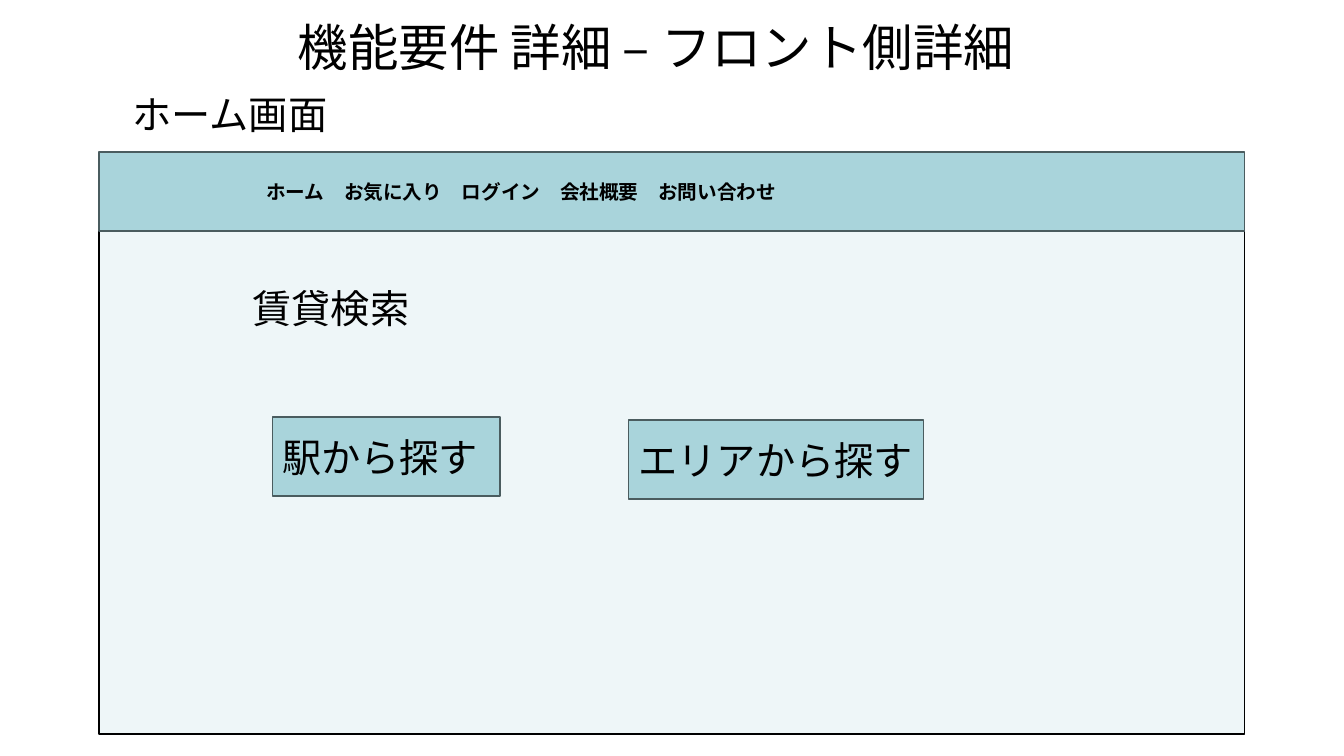
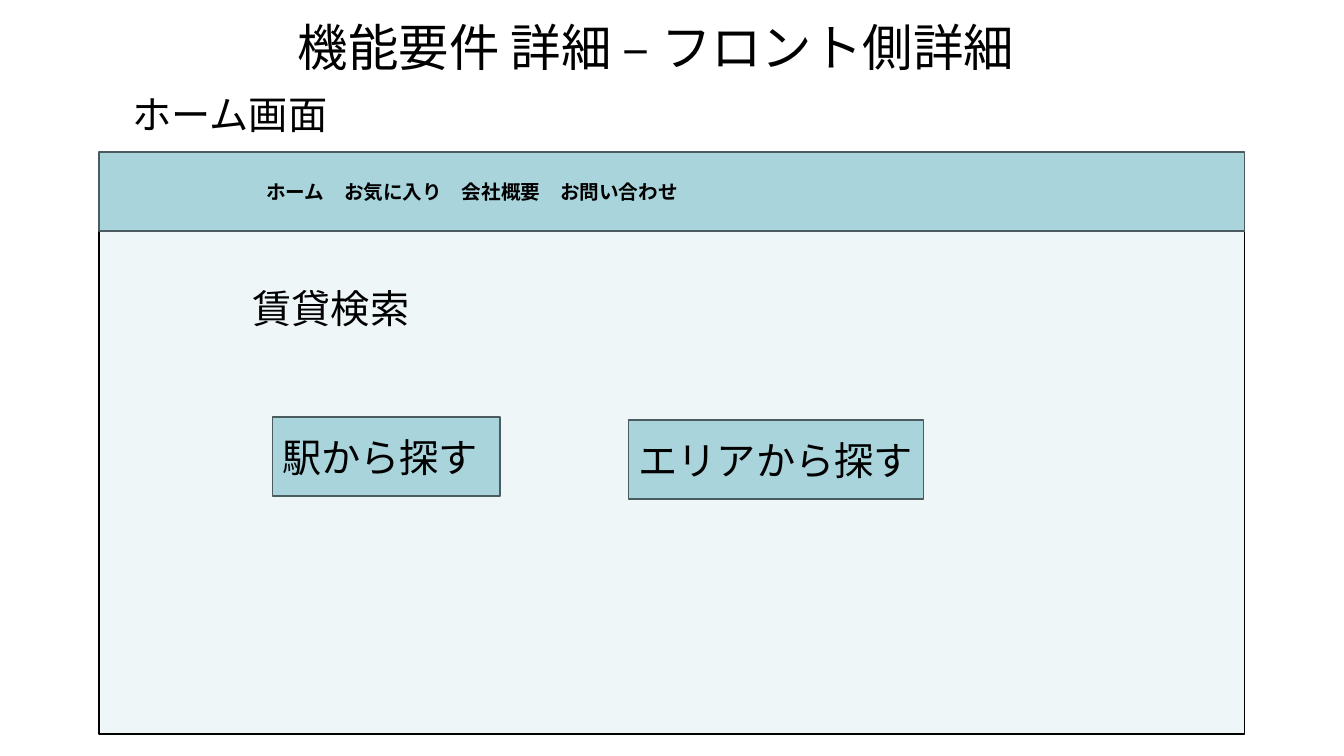
Before and after one commit to akikun918/apart-management-system, a slide deck: slide 9 of 要件定義書.pptx. Drawn at 1344x756 pixels with LibreOffice and Linux fonts; fonts in the diff are those of the drawing. Boxes give left, top, right and bottom in pixels: in the first picture for what was removed or moved away, otherwise in the second. Text is boxed around its words. In the diff, an @@ line names an element or a change of style, - is before the commit and + after.

```diff
--- a/要件定義書.pptx
+++ b/要件定義書.pptx
@@ text in rectangle at (266,182,678,201): text changed @@
-ホーム お気に入り ログイン 会社概要 お問い合わせ
+ホーム お気に入り 会社概要 お問い合わせ
```
Also in this commit, not shown: 6 other slides changed, 1 slide added, 1 slide removed, 1 other file.
